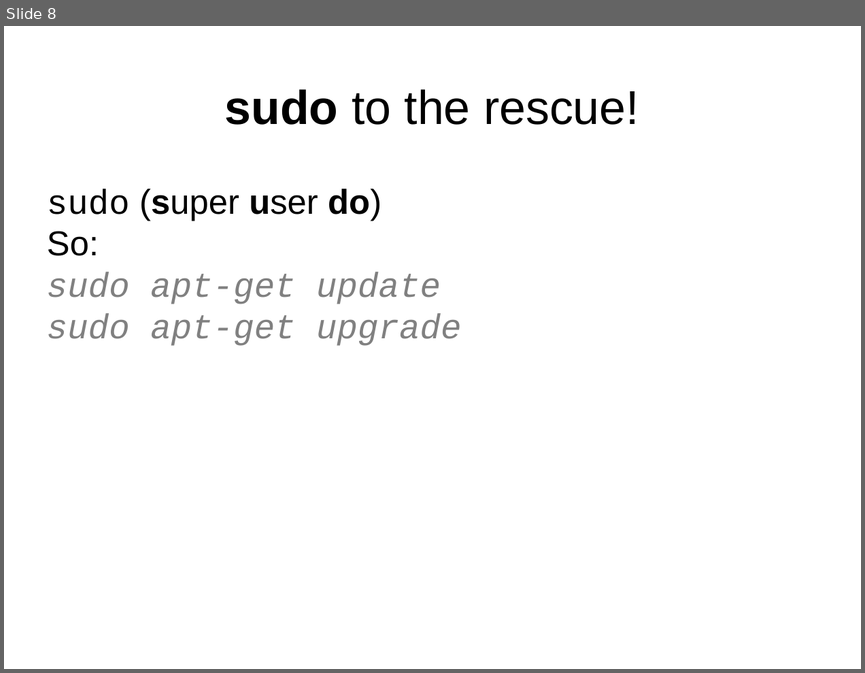
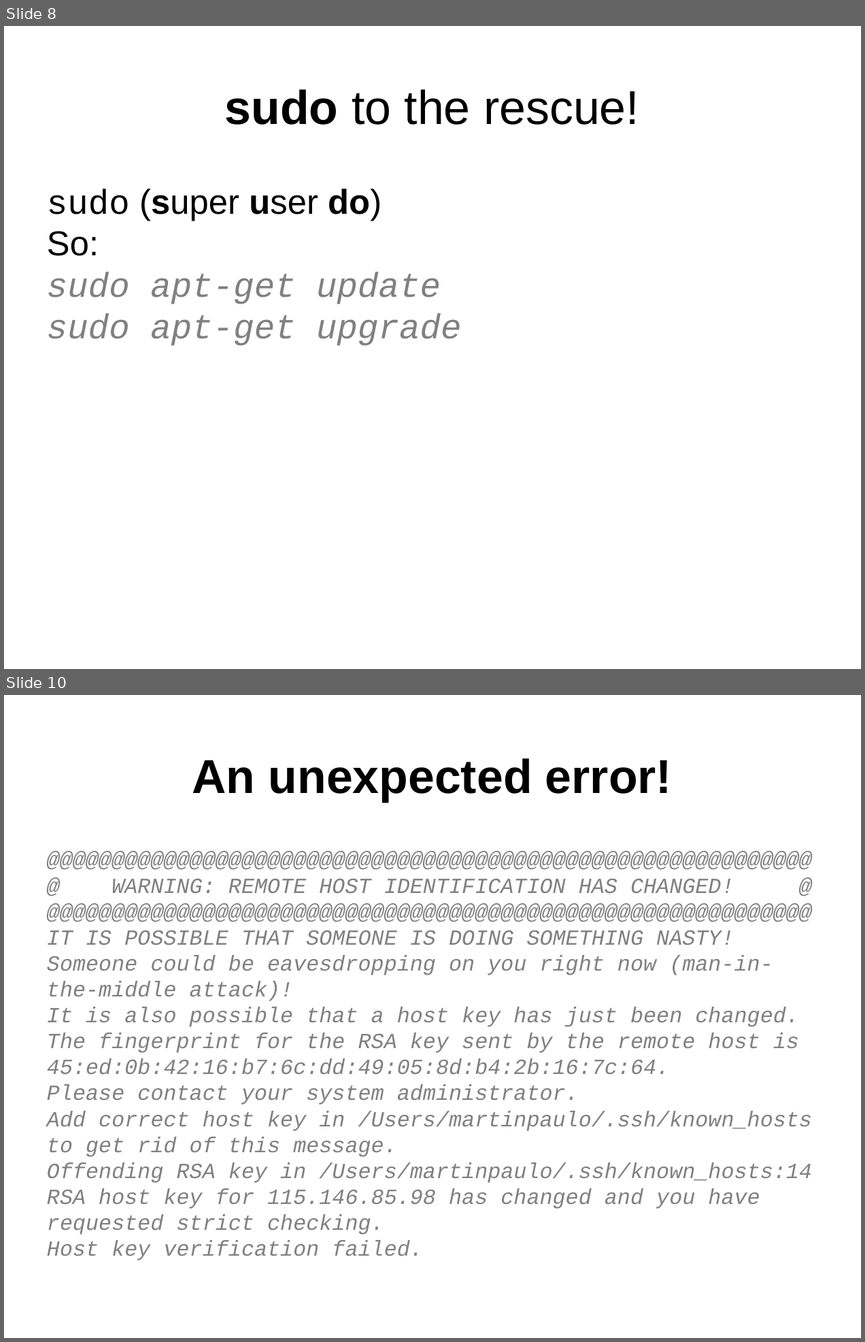
Before and after one commit to resbaz/nectar-cloud-lessons, a slide deck: Lessons/Lesson_III/Lesson_III_Questions.pptx. Shown one above the other, each under a label of ours: slide 8 before the commit, slides 8 and 10 after it; the slides between them are not shown. The pictures are 865x673 and 865x1342 pixels, drawn with LibreOffice and Linux fonts; fonts in the diff are those of the drawing. Boxes give left, top, right and bottom in pixels: in the first picture for what was removed or moved away, otherwise in the second. Text is boxed around its words. In the diff, an @@ line names an element or a change of style, - is before the commit and + after.

```diff
--- a/Lessons/Lesson_III/Lesson_III_Questions.pptx
+++ b/Lessons/Lesson_III/Lesson_III_Questions.pptx
@@ slide 10 added at <box>4,695,861,1338</box>, background #FFFFFF @@
@@ text added at <box>192,758,672,802</box>, 44 pt, text #000000, bold @@
+An unexpected error!
@@ text added at <box>47,879,812,1208</box>, 20 pt, text #808080, italic @@
+@@@@@@@@@@@@@@@@@@@@@@@@@@@@@@@@@@@@@@@@@@@@@@@@@@@@@@@@@@@
+@ WARNING: REMOTE HOST IDENTIFICATION HAS CHANGED! @
+@@@@@@@@@@@@@@@@@@@@@@@@@@@@@@@@@@@@@@@@@@@@@@@@@@@@@@@@@@@
+IT IS POSSIBLE THAT SOMEONE IS DOING SOMETHING NASTY!
+Someone could be eavesdropping on you right now (man-in-the-middle attack)!
+It is also possible that a host key has just been changed.
+The fingerprint for the RSA key sent by the remote host is
+45:ed:0b:42:16:b7:6c:dd:49:05:8d:b4:2b:16:7c:64.
+Please contact your system administrator.
+Add correct host key in /Users/martinpaulo/.ssh/known_hosts to get rid of this message.
+Offending RSA key in /Users/martinpaulo/.ssh/known_hosts:14
+RSA host key for 115.146.85.98 has changed and you have requested strict checking.
+Host key verification failed.
```
Also in this commit, not shown: 1 slide changed, 1 other slide added, 1 other file.
